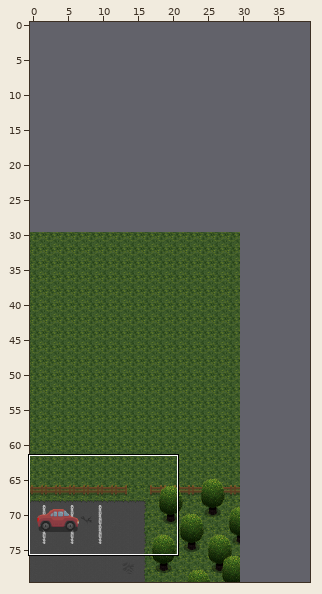
Tiled map -- core/assets/maps/world.tmx. Above: a wide view before the commit, with the close-up outlined.
Close-up. The starting point:
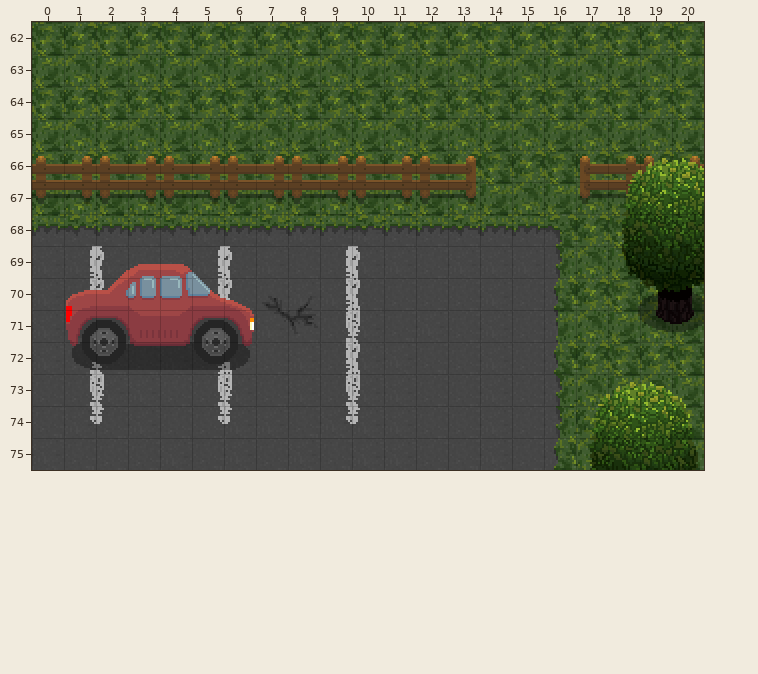
Cells are 16x16 px. Shown: x 0..20, y 62..75. The commit also changed other parts of the map, which this record leaves out. The old version is drawn lined up with the new one.
And afterwards:
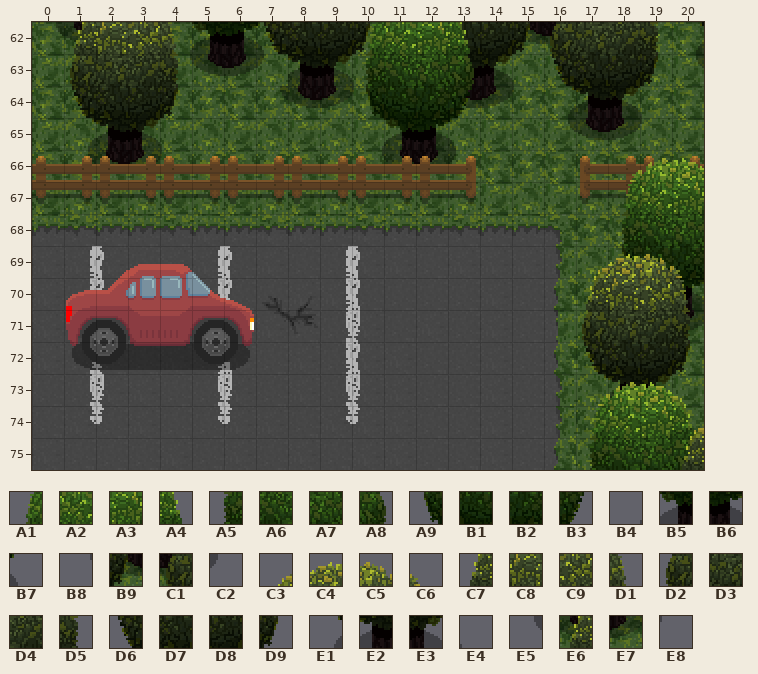
Key: from "forest": A1 28, A2 29, A3 30, A4 31, A5 48, A6 49, A7 50, A8 51, A9 68, B1 69, B2 70, B3 71, B4 88, B5 89, B6 90, B7 91, B8 108, B9 109, C1 110, C2 111, C3 168, C4 169, C5 170, C6 171, C7 188, C8 189, C9 190, D1 191, D2 208, D3 209, D4 210, D5 211, D6 228, D7 229, D8 230, D9 231, E1 248, E2 249, E3 250, E4 251, E5 268, E6 269, E7 270, E8 271.
__ is an empty cell.
Tiles of an added or newly shown layer are drawn over the layers below it.
See-through tiles are keyed as they look on the map.
Changes in this commit:
Changed rows in their new state; .. is an unchanged cell.
map size 30x50 -> 40x80 cells (old content now starts at 0,30; both pictures use the new coordinates)
Layer "base1":
first column x 0:
62 E5 E6 .. .. B4 B5 B6 B7 .. .. .. .. .. .. .. B9 C1 .. .. .. E1
63 .. .. .. .. B8 B9 C1 C2 E2 E3 E4 .. .. E2 E3 .. .. .. .. .. E5
64 .. .. .. .. .. .. .. E5 E6 E7 E8 .. .. E6 E7 .. E1 E2 E3 .. ..
65 .. E1 E2 E3 .. .. .. .. .. .. .. B5 B6 B7 .. .. E5 E6 E7 .. ..
66 .. E5 E6 E7 .. .. .. .. .. .. .. B9 C1 C2 .. .. .. .. .. .. ..
first column x 18:
73 E2 E3 ..
74 .. .. E8
Layer "overlay1":
first column x 1:
62 C7 C8 C9 D1 .. .. D6 .. .. D9
63 D2 D3 D4 D5 .. .. .. .. .. ..
64 D6 D7 D8 D9 .. .. .. .. .. ..
Layer "overlay2":
first column x 7:
62 D6 D7 D8 D9 .. .. ..
63 .. .. .. A5 .. .. A8
64 .. .. .. A9 .. .. B3
first column x 20:
74 C3
75 C7
Layer "overlay3" (added):
first column x 13:
62 D7 D8 D9 D2 D3 D4 D5
63 .. .. .. D6 D7 D8 D9
first column x 17:
69 C3 C4 C5 C6
70 C7 C8 C9 D1
71 D2 D3 D4 D5
72 D6 D7 D8 D9
Layer "overlay4" (added):
first column x 10:
62 A1 A2 A3 A4
63 A5 A6 A7 A8
64 A9 B1 B2 B3
Where, in picture pixels (left, top, right, bottom), the same in both close-ups:
added: (56, 22, 704, 164)
added: (582, 254, 704, 470)
